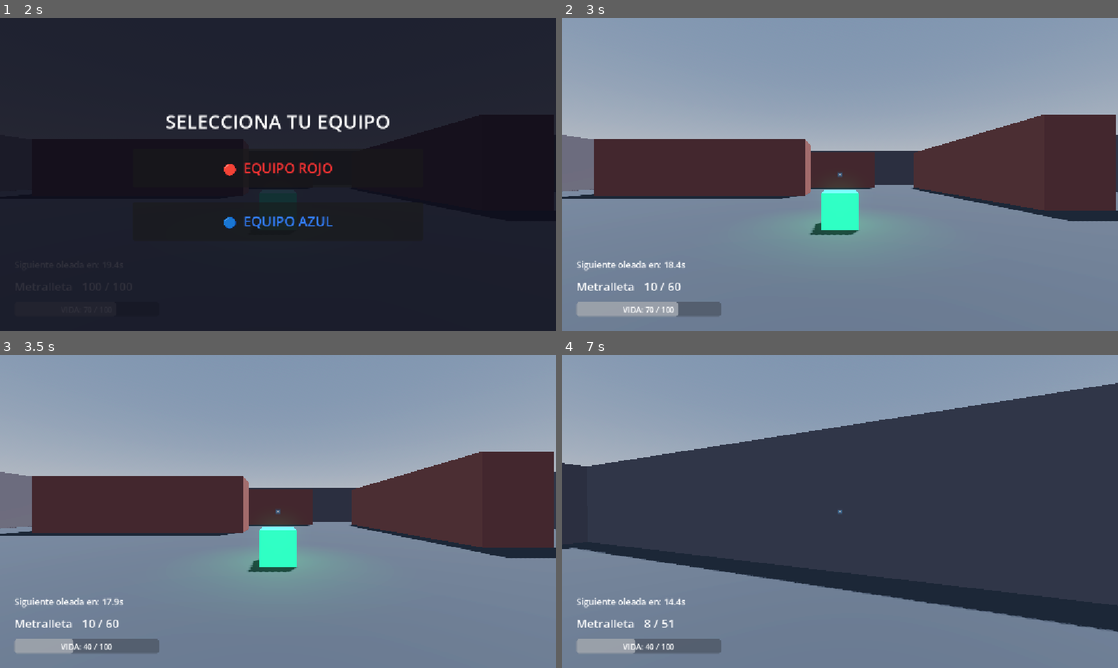
Above: before the commit, frames 1-4 (two rows, left to right).
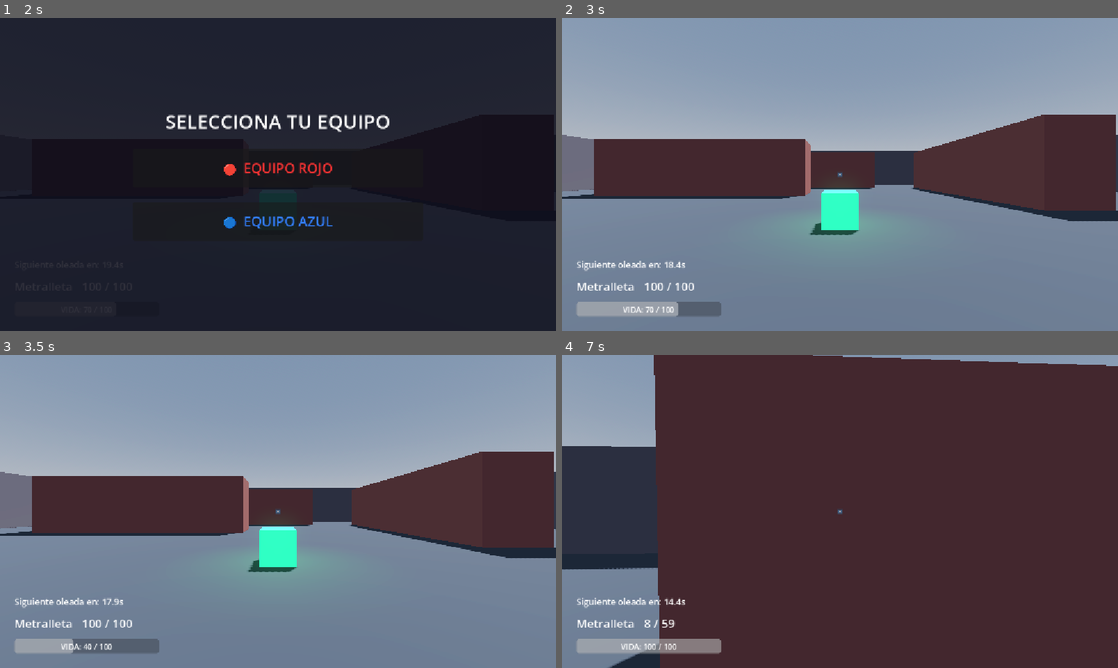
Above: after the commit, the same moments.

Repository: Jillkrav/Fps-Prueba
Game: Godot game, scene res://scenes/main_menu.tscn
The game is run twice, just before and just after one commit, with the same random seed, the same clock (stepped at 60 frames per second) and the same inputs. The engine's default icon, where the game draws it, is replaced by a stand-in: a white triangle on a blue panel in a dark square.
Inputs (mouse positions are in pixels of both pictures, inside the frame that each line leads up to):
- Up to frame 1 (2 s): click "JUGAR" at 0.5 s; click "MAPA 1 (Laberíntico)" at 1.25 s
- Up to frame 2 (3 s): click "🔴 EQUIPO ROJO" at 2 s; click "Spas12" at 2.75 s
- Up to frame 3 (3.5 s): no input
- Up to frame 4 (7 s): tap Enter (ui_accept) at 3.5, 3.77, 4.07, 4.52, 4.82, 5.3, 5.85, 6.02, 6.32, 6.77 s; move the mouse to (867, 511) at 3.52 s; hold F 3.53-4.28 s; hold W from 3.53 s (still down); click (867, 511) at 3.67 s; tap Space at 3.8, 4.35, 6.8 s; move the mouse to (812, 511) at 4.27 s; click (812, 511) at 4.42 s; tap R at 4.55 s; move the mouse to (851, 505) at 5.02 s; hold R 5.03-5.78 s; click (851, 505) at 5.17 s; move the mouse to (834, 517) at 5.77 s; click (834, 517) at 5.92 s; tap F at 6.05 s; move the mouse to (878, 514) at 6.52 s; hold F from 6.53 s (still down); click (878, 514) at 6.67 s

Frame 1 is identical in both runs. In frame 2, less than 0.1% of the frame differs, in the area x 17-24%, y 84-88%; in frame 3, less than 0.1%; in frame 4, 84%, in the area x 0-100%, y 0-100%.

Commit message:
fix: cursor toggle F1, nombre_arma en NpcBase, relacion no se pisa en subclases

Diff:
--- a/scripts/dev_menu.gd
+++ b/scripts/dev_menu.gd
@@ -2,26 +2,8 @@
 ## Nodo DevMenu en hud.tscn es tipo Control -> extends Control.
 extends Control
 
-# ─────────────────────────────────────────────────────
-# ESCENAS DE NPC BASE DISPONIBLES
-# ─────────────────────────────────────────────────────
-
 const NPC_CON_ARMA: String = "res://scenes/npcs/npc_pistolero.tscn"
 const NPC_MELEE:    String = "res://scenes/npcs/npc_melee.tscn"
-
-# ─────────────────────────────────────────────────────
-# REFERENCIAS DE NODOS  (estructura real de hud.tscn)
-# DevMenu
-#   ├── PanelPrincipal/VBox/BtnInvisible
-#   ├── PanelPrincipal/VBox/BtnGenerar
-#   ├── PanelPrincipal/VBox/LblStatus
-#   └── PanelNPC/VBox/
-#         ├── GridAtributos/OptRelacion
-#         ├── GridAtributos/OptExperiencia
-#         ├── GridAtributos/OptArma   <- selector de TIPO (Con Arma / Melee)
-#         ├── BtnSpawn
-#         └── BtnVolver
-# ─────────────────────────────────────────────────────
 
 @onready var panel_principal: Panel        = $PanelPrincipal
 @onready var panel_npc: Panel              = $PanelNPC
@@ -34,40 +16,30 @@
 @onready var opt_tipo_npc: OptionButton    = $PanelNPC/VBox/GridAtributos/OptArma
 @onready var lbl_status: Label             = $PanelPrincipal/VBox/LblStatus
 
-# Selector de arma creado dinamicamente (no existe como nodo fijo en la escena)
 var opt_arma_dinamico: OptionButton = null
 var _armas_lista: Array[String] = []
 var is_invisible: bool = false
 
-# ─────────────────────────────────────────────────────
-# CICLO DE VIDA
-# ─────────────────────────────────────────────────────
-
 func _ready() -> void:
 	process_mode = Node.PROCESS_MODE_ALWAYS
 
-	# -- Tipo de NPC ----------------------------------------------------------
 	opt_tipo_npc.clear()
 	opt_tipo_npc.add_item("Con Arma")
 	opt_tipo_npc.add_item("Melee")
 	opt_tipo_npc.item_selected.connect(_on_tipo_npc_changed)
 
-	# -- Relacion (antes Equipo) -----------------------------------------------
 	opt_relacion.clear()
 	opt_relacion.add_item("Enemigo",  NpcBase.Relacion.ENEMIGO)
 	opt_relacion.add_item("Aliado",   NpcBase.Relacion.AMIGABLE)
 	opt_relacion.add_item("Neutral",  NpcBase.Relacion.NEUTRAL)
 
-	# -- Experiencia ----------------------------------------------------------
 	opt_experiencia.clear()
 	opt_experiencia.add_item("Baja",  NpcBase.Experiencia.BAJA)
 	opt_experiencia.add_item("Media", NpcBase.Experiencia.MEDIA)
 	opt_experiencia.add_item("Alta",  NpcBase.Experiencia.ALTA)
 
-	# -- Crear selector de arma dinamico --------------------------------------
 	_crear_selector_arma()
 
-	# -- Estado inicial -------------------------------------------------------
 	visible = false
 	panel_principal.visible = true
 	panel_npc.visible = false
@@ -77,16 +49,13 @@
 	btn_spawn.pressed.connect(_on_spawn_pressed)
 	btn_volver.pressed.connect(_on_volver_pressed)
 
-# Crea un OptionButton dinamico para armas debajo del GridAtributos
 func _crear_selector_arma() -> void:
 	if opt_arma_dinamico != null:
 		opt_arma_dinamico.queue_free()
-
 	opt_arma_dinamico = OptionButton.new()
 	opt_arma_dinamico.add_theme_font_size_override("font_size", 14)
 	$PanelNPC/VBox.add_child(opt_arma_dinamico)
 	$PanelNPC/VBox.move_child(opt_arma_dinamico, btn_spawn.get_index())
-
 	_poblar_armas()
 
 func _poblar_armas() -> void:
@@ -94,24 +63,17 @@
 		return
 	_armas_lista.clear()
 	opt_arma_dinamico.clear()
-
 	var armas_raw: Dictionary = {}
 	if ConfigManager and ConfigManager._data.has("Armas"):
 		armas_raw = ConfigManager._data["Armas"]
-
 	for categoria in armas_raw.keys():
 		for nombre in armas_raw[categoria].keys():
 			_armas_lista.append(nombre)
 			opt_arma_dinamico.add_item("%s [%s]" % [nombre, categoria])
-
 	if _armas_lista.is_empty():
 		_armas_lista = ["USP"]
 		opt_arma_dinamico.add_item("USP [Pistolas]")
 		push_warning("DevMenu: sin armas en ConfigManager, usando USP como fallback")
-
-# ─────────────────────────────────────────────────────
-# TOGGLE DEL MENU
-# ─────────────────────────────────────────────────────
 
 func toggle_menu() -> void:
 	visible = !visible
@@ -121,10 +83,6 @@
 		Input.mouse_mode = Input.MOUSE_MODE_VISIBLE
 	else:
 		Input.mouse_mode = Input.MOUSE_MODE_CAPTURED
-
-# ─────────────────────────────────────────────────────
-# LOGICA DE BOTONES
-# ─────────────────────────────────────────────────────
 
 func _on_invisible_pressed() -> void:
 	is_invisible = !is_invisible
@@ -148,9 +106,8 @@
 	panel_principal.visible = true
 
 func _on_tipo_npc_changed(index: int) -> void:
-	var es_melee: bool = (index == 1)
 	if opt_arma_dinamico != null:
-		opt_arma_dinamico.disabled = es_melee
+		opt_arma_dinamico.disabled = (index == 1)
 
 func _on_spawn_pressed() -> void:
 	var es_melee: bool = (opt_tipo_npc.get_selected() == 1)
@@ -166,6 +123,8 @@
 		push_error("DevMenu: la escena no es un NpcBase: " + escena_path)
 		return
 
+	# Marcar que la relacion fue forzada ANTES de add_child para que _ready() no la pise
+	npc._relacion_forzada = true
 	npc.relacion    = opt_relacion.get_selected_id() as NpcBase.Relacion
 	npc.experiencia = opt_experiencia.get_selected_id() as NpcBase.Experiencia
 
--- a/scripts/hud.gd
+++ b/scripts/hud.gd
@@ -14,6 +14,8 @@
 	process_mode = Node.PROCESS_MODE_ALWAYS
 	death_screen.visible = false
 	pause_screen.visible = false
+	# El cursor empieza VISIBLE para que el jugador pueda usar la UI de seleccion
+	Input.mouse_mode = Input.MOUSE_MODE_VISIBLE
 
 	var player: Node = get_tree().get_first_node_in_group("player")
 	if player:
@@ -29,6 +31,14 @@
 	next_spawn_label.text = "Siguiente oleada en: " + str(snappedf(time_left, 0.1)) + "s"
 
 func _process(_delta: float) -> void:
+	# F1: toggle cursor en cualquier momento (util durante seleccion de equipo/armas)
+	if Input.is_action_just_pressed("toggle_cursor"):
+		if Input.mouse_mode == Input.MOUSE_MODE_CAPTURED:
+			Input.mouse_mode = Input.MOUSE_MODE_VISIBLE
+		else:
+			Input.mouse_mode = Input.MOUSE_MODE_CAPTURED
+		return
+
 	if Input.is_action_just_pressed("dev_menu"):
 		if dev_menu and dev_menu.has_method("toggle_menu"):
 			dev_menu.toggle_menu()
--- a/scripts/npc_base.gd
+++ b/scripts/npc_base.gd
@@ -26,8 +26,12 @@
 @export var voz_path:    String      = ""
 @export var estado:      Estado      = Estado.IDLE
 
-# ─────────────────────────────────────────
-# COMBATE (defaults; las subclases pueden sobreescribir antes de super._ready())
+## Nombre del arma a usar (debe coincidir exactamente con la clave en skill.cfg.json).
+## Las subclases con arma asignan su default; el DevMenu puede sobreescribirlo antes de add_child.
+@export var nombre_arma: String = ""
+
+# ─────────────────────────────────────────
+# COMBATE
 # ─────────────────────────────────────────
 
 @export var max_health:   float = 100.0
@@ -40,11 +44,14 @@
 # VARIABLES INTERNAS
 # ─────────────────────────────────────────
 
-var current_health: float  = 100.0
-var target:         Node3D = null
-var last_attack_time: int  = 0
-var is_dead:        bool   = false
-var _base_color:    Color  = Color.WHITE
+var current_health:   float  = 100.0
+var target:           Node3D = null
+var last_attack_time: int    = 0
+var is_dead:          bool   = false
+var _base_color:      Color  = Color.WHITE
+# Guarda la relacion que tenía el nodo ANTES de que la subclase la toque.
+# Se setea al instanciar desde DevMenu/Spawner para protegerla.
+var _relacion_forzada: bool = false
 
 var gravity: float = ProjectSettings.get_setting("physics/3d/default_gravity")
 
@@ -55,9 +62,7 @@
 # ─────────────────────────────────────────
 
 func _ready() -> void:
-	# La vida se asigna desde ConfigManager segun relacion.
-	# Si una subclase quiere un valor fijo puede sobreescribir max_health ANTES de llamar super._ready().
-	if max_health == 100.0: # solo si no fue sobreescrito
+	if max_health == 100.0:
 		if relacion == Relacion.AMIGABLE:
 			max_health = ConfigManager.get_vida_npc("Aliado")
 		else:
--- a/scripts/npc_escopetero.gd
+++ b/scripts/npc_escopetero.gd
@@ -3,16 +3,23 @@
 class_name NpcEscopetero
 
 func _ready() -> void:
-	npc_name     = "NPC Escopeta"
-	relacion     = Relacion.ENEMIGO
-	experiencia  = Experiencia.MEDIA
-	estado       = Estado.IDLE
-	speed        = 3.0
+	npc_name    = "NPC Escopeta"
+	experiencia = Experiencia.MEDIA
+	estado      = Estado.IDLE
+	speed       = 3.0
 	attack_range = 6.0
 	attack_rate  = 2.0
-	# damage desde el arma M3 (DanioAlNPC)
-	var cfg := ConfigManager.get_arma("M3")
-	damage = float(cfg.get("DanioAlNPC", 132.0))
+
+	# Solo sobreescribe la relacion si NO fue forzada externamente
+	if not _relacion_forzada:
+		relacion = Relacion.ENEMIGO
+
+	# Arma: usa nombre_arma si fue asignado externamente, si no usa M3 por defecto
+	if nombre_arma == "":
+		nombre_arma = "M3"
+	var cfg := ConfigManager.get_arma(nombre_arma)
+	damage = float(cfg.get("DañoAlNPC", 132.0))
+
 	super._ready()
 
 func perform_attack() -> void:
--- a/scripts/npc_pistolero.gd
+++ b/scripts/npc_pistolero.gd
@@ -3,16 +3,23 @@
 class_name NpcPistolero
 
 func _ready() -> void:
-	npc_name     = "NPC Pistolero"
-	relacion     = Relacion.ENEMIGO
-	experiencia  = Experiencia.MEDIA
-	estado       = Estado.IDLE
-	speed        = 2.5
+	npc_name    = "NPC Pistolero"
+	experiencia = Experiencia.MEDIA
+	estado      = Estado.IDLE
+	speed       = 2.5
 	attack_range = 12.0
 	attack_rate  = 1.5
-	# damage desde el arma USP (DanioAlNPC)
-	var cfg := ConfigManager.get_arma("USP")
-	damage = float(cfg.get("DanioAlNPC", 30.0))
+
+	# Solo sobreescribe la relacion si NO fue forzada externamente
+	if not _relacion_forzada:
+		relacion = Relacion.ENEMIGO
+
+	# Arma: usa nombre_arma si fue asignado externamente, si no usa USP por defecto
+	if nombre_arma == "":
+		nombre_arma = "USP"
+	var cfg := ConfigManager.get_arma(nombre_arma)
+	damage = float(cfg.get("DañoAlNPC", 30.0))
+
 	super._ready()
 
 func perform_attack() -> void:
--- a/scripts/player.gd
+++ b/scripts/player.gd
@@ -1,4 +1,3 @@
-# scripts/player.gd
 extends CharacterBody3D
 class_name Player
 
@@ -7,47 +6,41 @@
 signal ammo_changed(current_ammo: int, max_ammo: int)
 signal player_died()
 
-@export var speed:             float = 6.0
-@export var jump_velocity:     float = 4.5
+@export var speed: float = 6.0
+@export var jump_velocity: float = 4.5
 @export var mouse_sensitivity: float = 0.002
 
-# max_health se carga desde ConfigManager en _ready()
-var max_health:     float = 100.0
+var max_health: float = 100.0
 var current_health: float = 100.0
-var is_dead:        bool  = false
-var gravity:        float = ProjectSettings.get_setting("physics/3d/default_gravity")
+var is_dead: bool = false
+var gravity: float = ProjectSettings.get_setting("physics/3d/default_gravity")
 
-@onready var head:           Node3D      = $Head
-@onready var camera:         Camera3D    = $Head/Camera3D
-@onready var weapon_holder:  Node3D      = $Head/Camera3D/WeaponHolder
+@onready var head: Node3D = $Head
+@onready var camera: Camera3D = $Head/Camera3D
+@onready var weapon_holder: Node3D = $Head/Camera3D/WeaponHolder
 @onready var weapon_placeholder_scene: PackedScene = preload("res://scenes/weapons/weapon_placeholder.tscn")
 
 var active_weapon: Weapon = null
 
 func _ready() -> void:
-	# Leer salud desde ConfigManager
 	max_health     = ConfigManager.salud_jugador
 	current_health = max_health
-
-	Input.mouse_mode = Input.MOUSE_MODE_CAPTURED
+	# No capturamos el mouse aqui. El HUD lo maneja con F1 y al hacer click para jugar.
+	# Input.mouse_mode se deja como lo tenga el HUD (VISIBLE al entrar al mapa).
+	add_to_group("player")
 	setup_weapon()
 	health_changed.emit(current_health, max_health)
 
 func setup_weapon() -> void:
 	for child in weapon_holder.get_children():
 		child.queue_free()
-
 	var weapon_instance: Node = weapon_placeholder_scene.instantiate()
 	weapon_holder.add_child(weapon_instance)
 	active_weapon = weapon_instance as Weapon
-
-	# Leer arma seleccionada desde GameState; default USP
 	var selected: String = "USP"
 	var gs: Node = get_node_or_null("/root/GameState")
 	if gs and "selected_weapon" in gs:
 		selected = gs.selected_weapon
-
-	# Inicializar arma desde ConfigManager
 	active_weapon.initialize_from_name(selected)
 	active_weapon.weapon_fired.connect(_on_weapon_fired)
 	active_weapon.weapon_ammo_changed.connect(_on_weapon_ammo_changed)
@@ -56,43 +49,42 @@
 func _unhandled_input(event: InputEvent) -> void:
 	if is_dead:
 		return
+	# Solo rotar camara si el mouse esta capturado
 	if event is InputEventMouseMotion and Input.mouse_mode == Input.MOUSE_MODE_CAPTURED:
 		rotate_y(-event.relative.x * mouse_sensitivity)
 		head.rotate_x(-event.relative.y * mouse_sensitivity)
 		head.rotation.x = clamp(head.rotation.x, deg_to_rad(-85), deg_to_rad(85))
+	# Click izquierdo captura el mouse para empezar a jugar
+	if event is InputEventMouseButton and event.pressed \
+			and event.button_index == MOUSE_BUTTON_LEFT \
+			and Input.mouse_mode == Input.MOUSE_MODE_VISIBLE:
+		Input.mouse_mode = Input.MOUSE_MODE_CAPTURED
 
 func _process(_delta: float) -> void:
 	if is_dead:
 		return
-	if Input.is_action_just_pressed("ui_cancel"):
-		if Input.mouse_mode == Input.MOUSE_MODE_CAPTURED:
-			Input.mouse_mode = Input.MOUSE_MODE_VISIBLE
-		else:
-			Input.mouse_mode = Input.MOUSE_MODE_CAPTURED
 	if Input.is_physical_key_pressed(KEY_R):
 		if active_weapon:
 			active_weapon.start_reload()
-	if Input.is_physical_key_pressed(KEY_F) or Input.is_mouse_button_pressed(MOUSE_BUTTON_LEFT):
-		shoot()
+	# Disparar solo si el mouse esta capturado
+	if Input.mouse_mode == Input.MOUSE_MODE_CAPTURED:
+		if Input.is_physical_key_pressed(KEY_F) or Input.is_mouse_button_pressed(MOUSE_BUTTON_LEFT):
+			shoot()
 
 func _physics_process(delta: float) -> void:
 	if is_dead:
 		return
 	if not is_on_floor():
 		velocity.y -= gravity * delta
-	if (Input.is_action_just_pressed("ui_accept") or Input.is_physical_key_pressed(KEY_SPACE)) and is_on_floor():
+	if Input.is_physical_key_pressed(KEY_SPACE) and is_on_floor():
 		velocity.y = jump_velocity
-	var input_dir: Vector2 = Vector2.ZERO
-	if Input.is_physical_key_pressed(KEY_W) or Input.is_physical_key_pressed(KEY_UP):
-		input_dir.y -= 1.0
-	if Input.is_physical_key_pressed(KEY_S) or Input.is_physical_key_pressed(KEY_DOWN):
-		input_dir.y += 1.0
-	if Input.is_physical_key_pressed(KEY_A) or Input.is_physical_key_pressed(KEY_LEFT):
-		input_dir.x -= 1.0
-	if Input.is_physical_key_pressed(KEY_D) or Input.is_physical_key_pressed(KEY_RIGHT):
-		input_dir.x += 1.0
+	var input_dir := Vector2.ZERO
+	if Input.is_physical_key_pressed(KEY_W): input_dir.y -= 1.0
+	if Input.is_physical_key_pressed(KEY_S): input_dir.y += 1.0
+	if Input.is_physical_key_pressed(KEY_A): input_dir.x -= 1.0
+	if Input.is_physical_key_pressed(KEY_D): input_dir.x += 1.0
 	input_dir = input_dir.normalized()
-	var direction: Vector3 = (transform.basis * Vector3(input_dir.x, 0, input_dir.y)).normalized()
+	var direction := (transform.basis * Vector3(input_dir.x, 0, input_dir.y)).normalized()
 	if direction:
 		velocity.x = direction.x * speed
 		velocity.z = direction.z * speed
@@ -107,20 +99,21 @@
 	if active_weapon.can_fire():
 		var hits: Array = active_weapon.fire()
 		for hit in hits:
-			var target: Node = hit["collider"]
-			if target and target.has_method("take_damage"):
-				if target is Player:
-					target.take_damage(hit["damage_vs_player"])
+			var target_node: Node = hit["collider"]
+			if target_node and target_node.has_method("take_damage"):
+				if target_node is Player:
+					target_node.take_damage(hit["damage_vs_player"])
 				else:
-					target.take_damage(hit["damage_vs_npc"])
+					target_node.take_damage(hit["damage_vs_npc"])
 
 func take_damage(amount: float, zona: String = "Torso") -> void:
 	if is_dead:
 		return
-	var mult: float = ConfigManager.mult_torso
-	if zona == "Cabeza":
-		mult = ConfigManager.mult_cabeza
-	current_health -= amount * mult
+	var multiplicador: float = 1.0
+	match zona:
+		"Cabeza": multiplicador = ConfigManager.mult_cabeza
+		"Torso":  multiplicador = ConfigManager.mult_torso
+	current_health -= amount * multiplicador
 	current_health = clamp(current_health, 0.0, max_health)
 	health_changed.emit(current_health, max_health)
 	if current_health <= 0.0:
